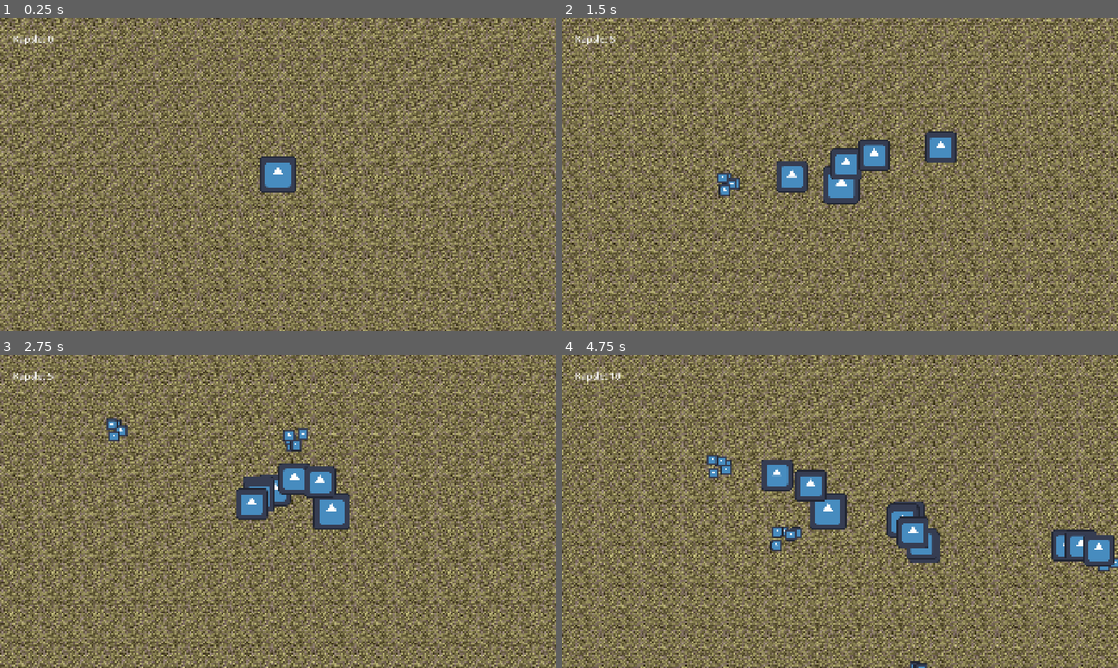
Above: before the commit, frames 1-4 (two rows, left to right).
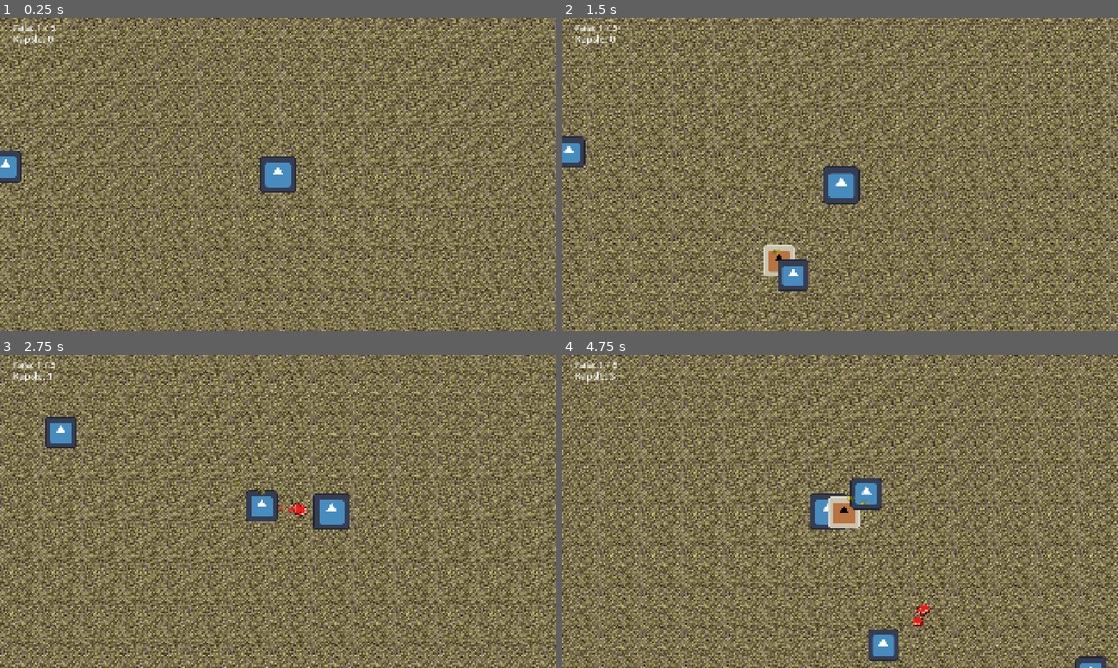
Above: after the commit, the same moments.

Repository: Vixoner/fallout-survivors
Game: Godot game, scene res://scenes/main.tscn
Two runs of this game, one before a commit and one after it. Both use one fixed random seed, a clock stepped at 60 frames per second and the inputs below. The engine's default icon, where the game draws it, is replaced by a stand-in: a white triangle on a blue panel in a dark square.
Inputs (mouse positions are in pixels of both pictures, inside the frame that each line leads up to):
- Up to frame 1 (0.25 s): no input
- Up to frame 2 (1.5 s): tap Enter at 0.5 s; move the mouse to (962, 158) at 0.52 s; hold Right (ui_right) 0.53-1.28 s; tap Space at 0.6, 0.77, 1.07, 1.35 s; click (962, 158) at 0.67 s; move the mouse to (728, 190) at 1.27 s; hold Down (ui_down) from 1.28 s (still down); click (728, 190) at 1.42 s
- Up to frame 3 (2.75 s): tap Space at 1.52, 1.82, 2.1 s; move the mouse to (333, 442) at 2.02 s; release Down (ui_down) at 2.03 s; hold Right (ui_right) from 2.03 s (still down); click (333, 442) at 2.17 s
- Up to frame 4 (4.75 s): move the mouse to (812, 574) at 2.77 s; release Right (ui_right) at 2.78 s; hold Up (ui_up) 2.78-3.53 s; tap Space at 2.85, 3.02, 3.32, 3.6, 3.77, 4.07, 4.35, 4.52 s; click (812, 574) at 2.92 s; move the mouse to (1006, 558) at 3.52 s; hold Left (ui_left) from 3.53 s (still down); click (1006, 558) at 3.67 s; move the mouse to (673, 464) at 4.27 s; click (673, 464) at 4.42 s

The runs differ from the first frame. In frame 1, 0.5% of the frame differs, in the area x 0-10%, y 2-53%; in frame 2, 3.8%; in frame 3, 3.2%; in frame 4, 6.4%, in the area x 2-100%, y 1-100%.

Commit message:
Added a wave spawn system + lots of improvements

Diff:
--- /dev/null
+++ b/assets/shaders/hit_flash.gdshader
@@ -0,0 +1,6 @@
+shader_type canvas_item;
+
+void fragment() {
+	vec4 col = texture(TEXTURE, UV);
+	COLOR = vec4(1.0 - col.rgb, col.a);
+}
--- a/scenes/cap.tscn
+++ b/scenes/cap.tscn
@@ -1,7 +1,7 @@
 [gd_scene format=3 uid="uid://btr0i30hoeci"]
 
 [ext_resource type="Script" uid="uid://evt4tf2kr3n1" path="res://scripts/cap.gd" id="1_hk7ae"]
-[ext_resource type="Texture2D" uid="uid://clvmheltykhfn" path="res://icon.svg" id="1_iyhi0"]
+[ext_resource type="Texture2D" uid="uid://bfqvj6183o8pc" path="res://assets/sprites/cap.png" id="2_hk7ae"]
 
 [sub_resource type="CircleShape2D" id="CircleShape2D_hk7ae"]
 radius = 20.024984
@@ -10,8 +10,8 @@
 script = ExtResource("1_hk7ae")
 
 [node name="Sprite2D" type="Sprite2D" parent="." unique_id=2053714160]
-scale = Vector2(0.3, 0.3)
-texture = ExtResource("1_iyhi0")
+scale = Vector2(0.1, 0.1)
+texture = ExtResource("2_hk7ae")
 
 [node name="CollisionShape2D" type="CollisionShape2D" parent="." unique_id=1745159632]
 shape = SubResource("CircleShape2D_hk7ae")
--- a/scenes/main.tscn
+++ b/scenes/main.tscn
@@ -26,3 +26,11 @@
 offset_bottom = 163.0
 theme_override_font_sizes/font_size = 32
 text = "Kapsle: 0"
+
+[node name="WaveLabel" type="Label" parent="CanvasLayer" unique_id=123456789 groups=["wave_label"]]
+offset_left = 46.0
+offset_top = 10.0
+offset_right = 400.0
+offset_bottom = 45.0
+theme_override_font_sizes/font_size = 32
+text = "Fala: 1 / 5"
--- a/scenes/player.tscn
+++ b/scenes/player.tscn
@@ -7,6 +7,7 @@
 size = Vector2(128, 128)
 
 [sub_resource type="CircleShape2D" id="CircleShape2D_g2els"]
+radius = 23.134197
 
 [node name="Player" type="Node2D" unique_id=447343164]
 
--- a/scripts/cap.gd
+++ b/scripts/cap.gd
@@ -1,33 +1,83 @@
 extends Area2D
 
-@export var value: int = 1          # ile kapsel jest wart
-@export var attract_radius: float = 200.0   # z jakiej odległości przyciąga
-@export var attract_speed: float = 600.0   # prędkość przyciągania
+@export var value: int = 1
+@export var attract_radius: float = 200.0
+@export var attract_speed: float = 600.0
+
+const TRAIL_LENGTH = 14
+const SPRITE_BASE_SCALE = Vector2(0.1, 0.1)
 
 var _player: Node2D = null
 var _attracting: bool = false
+var _attract_speed: float = 0.0
+var _bob_time: float = 0.0
+var _trail: Line2D = null
+var _trail_positions: Array = []
+
+@onready var sprite: Sprite2D = $Sprite2D
 
 func _ready():
+	z_index = 1
 	_player = get_tree().get_first_node_in_group("player")
-	# gdy gracz wejdzie w Area2D zbieramy kapsel
 	body_entered.connect(_on_body_entered)
+	_setup_trail()
+	_play_spawn_animation()
+
+func _setup_trail():
+	_trail = Line2D.new()
+	_trail.width = 5.0
+	_trail.begin_cap_mode = Line2D.LINE_CAP_ROUND
+	_trail.end_cap_mode = Line2D.LINE_CAP_ROUND
+	_trail.z_index = 1
+	var gradient = Gradient.new()
+	gradient.set_color(0, Color(1.0, 0.15, 0.15, 0.85))
+	gradient.set_color(1, Color(1.0, 0.15, 0.15, 0.0))
+	_trail.gradient = gradient
+	get_parent().add_child(_trail)
+
+func _play_spawn_animation():
+	sprite.scale = Vector2.ZERO
+	sprite.rotation = randf_range(-0.5, 0.5)
+	var tween = create_tween().set_trans(Tween.TRANS_BACK).set_ease(Tween.EASE_OUT)
+	tween.tween_property(sprite, "scale", SPRITE_BASE_SCALE, 0.25)
 
 func _physics_process(delta):
 	if _player == null:
 		return
 
+	_bob_time += delta
+
 	var distance = global_position.distance_to(_player.global_position)
-
-	# Włącz przyciąganie gdy gracz wystarczająco blisko
-	if distance < attract_radius:
+	if distance < attract_radius and not _attracting:
 		_attracting = true
+		_attract_speed = attract_speed * 0.3
 
 	if _attracting:
+		_attract_speed = move_toward(_attract_speed, attract_speed * 4.0, attract_speed * 5.0 * delta)
 		_move_towards_player(delta)
+		var dir = global_position.direction_to(_player.global_position)
+		sprite.rotation = dir.angle() + PI / 2.0
+		_update_trail()
+	else:
+		sprite.position.y = sin(_bob_time * 2.5) * 4.0
+		_clear_trail()
 
 func _move_towards_player(delta):
 	var direction = global_position.direction_to(_player.global_position)
-	global_position += direction * attract_speed * delta
+	global_position += direction * _attract_speed * delta
+
+func _update_trail():
+	_trail_positions.push_front(global_position)
+	if _trail_positions.size() > TRAIL_LENGTH:
+		_trail_positions.pop_back()
+	_trail.clear_points()
+	for p in _trail_positions:
+		_trail.add_point(p)
+
+func _clear_trail():
+	if _trail_positions.size() > 0:
+		_trail_positions.clear()
+		_trail.clear_points()
 
 func _on_body_entered(body):
 	if body.is_in_group("player"):
@@ -36,4 +86,10 @@
 func _collect():
 	if _player.has_method("add_caps"):
 		_player.add_caps(value)
+	if is_instance_valid(_trail):
+		_trail.queue_free()
 	queue_free()
+
+func _exit_tree():
+	if is_instance_valid(_trail):
+		_trail.queue_free()
--- a/scripts/enemy.gd
+++ b/scripts/enemy.gd
@@ -1,31 +1,72 @@
 extends CharacterBody2D
 
-# Przeciwnik musi być wolniejszy od gracza
+signal died(position: Vector2)
+
 const SPEED = 300.0
+const SEPARATION_RADIUS = 80.0
+const SEPARATION_STRENGTH = 180.0
+
+const HIT_SHADER = preload("res://assets/shaders/hit_flash.gdshader")
+
 var health = 100
 var player = null
 
+@onready var sprite: Sprite2D = $Sprite2D
+
 func _ready():
-	# Szukamy gracza w grupie
+	z_index = 2
 	player = get_tree().get_first_node_in_group("player")
-
-	if player:
-
-		print("Przeciwnik ", name, " goni obiekt: ", player.name)
-	else:
-		print("Nie ma kogo gonić, bo nie ma grupy player")
 
 func _physics_process(_delta):
 	if player:
-		var current_player_pos = player.global_position
-		var direction = global_position.direction_to(current_player_pos)
-		velocity = direction * SPEED
+		var direction = global_position.direction_to(player.global_position)
+		var move = direction * SPEED + get_separation_force()
+		velocity = move
 		move_and_slide()
+
+func get_separation_force() -> Vector2:
+	var force = Vector2.ZERO
+	for other in get_tree().get_nodes_in_group("enemies"):
+		if other == self:
+			continue
+		var diff = global_position - other.global_position
+		var dist = diff.length()
+		if dist > 0.0 and dist < SEPARATION_RADIUS:
+			force += diff.normalized() * (1.0 - dist / SEPARATION_RADIUS) * SEPARATION_STRENGTH
+	return force
+
 func take_damage(amount):
-		health -= amount
-		print("Przeciwnik oberwał! Zostało HP: ", health)
-		if health <= 0:
-			die()
+	health -= amount
+	flash_hit()
+	spawn_damage_number(amount)
+	if health <= 0:
+		die()
+
+func flash_hit():
+	var mat = ShaderMaterial.new()
+	mat.shader = HIT_SHADER
+	sprite.material = mat
+	await get_tree().create_timer(0.12).timeout
+	if is_instance_valid(sprite):
+		sprite.material = null
+
+func spawn_damage_number(amount: int):
+	var label = Label.new()
+	label.text = str(amount)
+	label.add_theme_font_size_override("font_size", 22)
+	label.add_theme_color_override("font_color", Color(1, 0.9, 0.1))
+	label.add_theme_color_override("font_outline_color", Color(0, 0, 0))
+	label.add_theme_constant_override("outline_size", 4)
+	label.z_index = 10
+	label.position = global_position + Vector2(-16, -60)
+	get_tree().root.get_child(0).add_child(label)
+
+	var tween = label.create_tween()
+	tween.set_parallel(true)
+	tween.tween_property(label, "position:y", label.position.y - 50, 0.6)
+	tween.tween_property(label, "modulate:a", 0.0, 0.6).set_delay(0.2)
+	tween.chain().tween_callback(label.queue_free)
+
 func die():
-	#Tu się kiedyś doda dropanie kapsli
-	queue_free() # Usuwa przeciwnika z gry
+	emit_signal("died", global_position)
+	queue_free()
--- /dev/null
+++ b/scripts/game_constants.gd
@@ -0,0 +1,4 @@
+class_name GameConstants
+
+const MAP_WIDTH = 3000
+const MAP_HEIGHT = 2000
--- a/scripts/main.gd
+++ b/scripts/main.gd
@@ -3,25 +3,128 @@
 const CAP_SCENE = preload("res://scenes/cap.tscn")
 const ENEMY_SCENE = preload("res://scenes/enemy.tscn")
 
+const SPAWN_MIN_DIST = 700.0
+const SPAWN_MAX_DIST = 1100.0
+
+# Definicje fal: [liczba_przeciwnikow, cooldown_spawnu, rozmiar_grupy]
+const WAVES = [
+	[10, 3.0, 3],
+	[15, 2.5, 3],
+	[20, 2.0, 4],
+	[25, 2.0, 4],
+	[30, 1.5, 5],
+]
+
+var current_wave: int = 0
+var enemies_to_spawn: int = 0
+var enemies_spawned: int = 0
+var enemies_alive: int = 0
+var spawn_cooldown: float = 0.0
+var spawn_timer: float = 0.0
+var group_size: int = 3
+var wave_active: bool = false
+
+var player: Node2D = null
+
+func _ready():
+	player = get_tree().get_first_node_in_group("player")
+	start_wave(0)
+
+func _process(delta):
+	if not wave_active:
+		return
+
+	# Jeśli nie ma żywych wrogów i są jeszcze do zrespienia, to skróć cooldown do zera
+	if enemies_alive == 0 and enemies_spawned < enemies_to_spawn:
+		spawn_timer = spawn_cooldown
+
+	spawn_timer += delta
+	if spawn_timer >= spawn_cooldown and enemies_spawned < enemies_to_spawn:
+		spawn_timer = 0.0
+		spawn_group()
+
+func start_wave(wave_index: int):
+	current_wave = wave_index
+	var data = WAVES[wave_index]
+	enemies_to_spawn = data[0]
+	spawn_cooldown = data[1]
+	group_size = data[2]
+	enemies_spawned = 0
+	enemies_alive = 0
+	spawn_timer = spawn_cooldown  # Instant spawn na początku fali
+	wave_active = true
+	update_wave_label()
+	print(">>> Fala ", current_wave + 1, " rozpoczęta, Wrogów: ", enemies_to_spawn)
+
+func spawn_group():
+	var to_spawn = min(group_size, enemies_to_spawn - enemies_spawned)
+	for i in to_spawn:
+		spawn_single_enemy()
+
+func spawn_single_enemy():
+	var enemy = ENEMY_SCENE.instantiate()
+	enemy.global_position = get_spawn_position()
+	enemy.died.connect(_on_enemy_died)
+	add_child(enemy)
+	enemies_spawned += 1
+	enemies_alive += 1
+
+func get_spawn_position() -> Vector2:
+	var margin = 64.0
+	var map_min = Vector2(-GameConstants.MAP_WIDTH / 2.0 + margin, -GameConstants.MAP_HEIGHT / 2.0 + margin)
+	var map_max = Vector2(GameConstants.MAP_WIDTH / 2.0 - margin, GameConstants.MAP_HEIGHT / 2.0 - margin)
+
+	if not player:
+		return Vector2(randf_range(map_min.x, map_max.x), randf_range(map_min.y, map_max.y))
+
+	# Próbuj losować kąt dopóki pozycja po clampie nie jest wystarczająco daleko od gracza
+	var max_attempts = 32
+	for i in max_attempts:
+		var angle = randf() * TAU
+		var dist = randf_range(SPAWN_MIN_DIST, SPAWN_MAX_DIST)
+		var pos = player.global_position + Vector2(cos(angle), sin(angle)) * dist
+		pos.x = clamp(pos.x, map_min.x, map_max.x)
+		pos.y = clamp(pos.y, map_min.y, map_max.y)
+		if pos.distance_to(player.global_position) >= SPAWN_MIN_DIST:
+			return pos
+
+	# Fallback: spawn po przeciwnej stronie mapy
+	var fallback_angle = player.global_position.angle_to_point(Vector2.ZERO)
+	var pos = player.global_position + Vector2(cos(fallback_angle), sin(fallback_angle)) * SPAWN_MIN_DIST
+	pos.x = clamp(pos.x, map_min.x, map_max.x)
+	pos.y = clamp(pos.y, map_min.y, map_max.y)
+	return pos
+
+func _on_enemy_died(pos: Vector2):
+	enemies_alive -= 1
+	spawn_caps(pos, 3)
+	check_wave_complete()
+
+func check_wave_complete():
+	if enemies_spawned >= enemies_to_spawn and enemies_alive <= 0:
+		wave_active = false
+		print(">>> Fala ", current_wave + 1, " zakończona!")
+		if current_wave + 1 < WAVES.size():
+			await get_tree().create_timer(3.0).timeout
+			start_wave(current_wave + 1)
+		else:
+			print(">>> Wszystkie fale ukończone! Wygrałeś!")
+			update_wave_label(true)
+
+func update_wave_label(finished: bool = false):
+	var label = get_tree().get_first_node_in_group("wave_label")
+	if label:
+		if finished:
+			label.text = "Wygrałeś!"
+		else:
+			label.text = "Fala: " + str(current_wave + 1) + " / " + str(WAVES.size())
+
 func spawn_caps(position: Vector2, count: int = 1, value: int = 1):
 	for i in count:
 		var cap = CAP_SCENE.instantiate()
 		cap.value = value
-		# Losowe rozrzucenie wokół pozycji przeciwnika
 		cap.global_position = position + Vector2(
 			randf_range(-30, 30),
 			randf_range(-30, 30)
 		)
 		add_child(cap)
-func spawn_enemy():
-	var enemy = ENEMY_SCENE.instantiate()
-	# Ustawiamy mu pozycję, żeby nie od razu na graczu nie spawnic
-	enemy.global_position = get_global_mouse_position() + Vector2(200, 0)
-	add_child(enemy)
-
-func _input(event):
-	if event is InputEventMouseButton and event.pressed:
-		spawn_caps(get_global_mouse_position(), 5)
-	if event is InputEventKey and event.pressed:
-		if event.keycode == KEY_SPACE:
-			spawn_enemy()
--- a/scripts/player.gd
+++ b/scripts/player.gd
@@ -1,22 +1,23 @@
 extends CharacterBody2D
 
 const SPEED = 500.0
-const MAP_WIDTH = 3000
-const MAP_HEIGHT = 2000
 const PLAYER_SIZE = 64
+
+func _ready():
+	z_index = 2
 
 var caps: int = 0
 
 func _physics_process(delta):
 	var direction = Vector2.ZERO
 
-	if Input.is_action_pressed("ui_right"):
+	if Input.is_key_pressed(KEY_D) or Input.is_key_pressed(KEY_RIGHT):
 		direction.x += 1
-	if Input.is_action_pressed("ui_left"):
+	if Input.is_key_pressed(KEY_A) or Input.is_key_pressed(KEY_LEFT):
 		direction.x -= 1
-	if Input.is_action_pressed("ui_down"):
+	if Input.is_key_pressed(KEY_S) or Input.is_key_pressed(KEY_DOWN):
 		direction.y += 1
-	if Input.is_action_pressed("ui_up"):
+	if Input.is_key_pressed(KEY_W) or Input.is_key_pressed(KEY_UP):
 		direction.y -= 1
 
 	# Normalizacja żeby ukosem nie szło szybciej
@@ -26,8 +27,8 @@
 	velocity = direction * SPEED
 	move_and_slide()
 
-	position.x = clamp(position.x, -MAP_WIDTH / 2 + PLAYER_SIZE, MAP_WIDTH / 2 - PLAYER_SIZE)
-	position.y = clamp(position.y, -MAP_HEIGHT / 2 + PLAYER_SIZE, MAP_HEIGHT / 2 - PLAYER_SIZE)
+	position.x = clamp(position.x, -GameConstants.MAP_WIDTH / 2 + PLAYER_SIZE, GameConstants.MAP_WIDTH / 2 - PLAYER_SIZE)
+	position.y = clamp(position.y, -GameConstants.MAP_HEIGHT / 2 + PLAYER_SIZE, GameConstants.MAP_HEIGHT / 2 - PLAYER_SIZE)
 	time_since_last_attack += delta
 	if time_since_last_attack >= attack_cooldown:
 		var target = get_nearest_enemy()
@@ -36,9 +37,8 @@
 			time_since_last_attack = 0.0
 
 @onready var attack_range = $AttackRange # Ścieżka do Twojego Area2D
-var attack_cooldown = 0.5 # Sekundy między atakami
+var attack_cooldown = 0.25 # Sekundy między atakami
 var time_since_last_attack = 0.0
-
 
 func get_nearest_enemy():
 	var enemies = attack_range.get_overlapping_bodies()
@@ -58,7 +58,7 @@
 func attack_enemy(target):
 	# Prosty efekt: "strzał" w konsoli i zadanie obrażeń
 	print("Atakuję: ", target.name)
-	target.take_damage(50)
+	target.take_damage(40)
 	# Tutaj możesz dodać animację pocisku lub błysk
 
 func add_caps(amount: int):
Not shown, added: assets/shaders/hit_flash.gdshader.uid
Binary file added: assets/sprites/cap.png
Not shown, added: assets/sprites/cap.png.import
Not shown, added: scripts/game_constants.gd.uid
